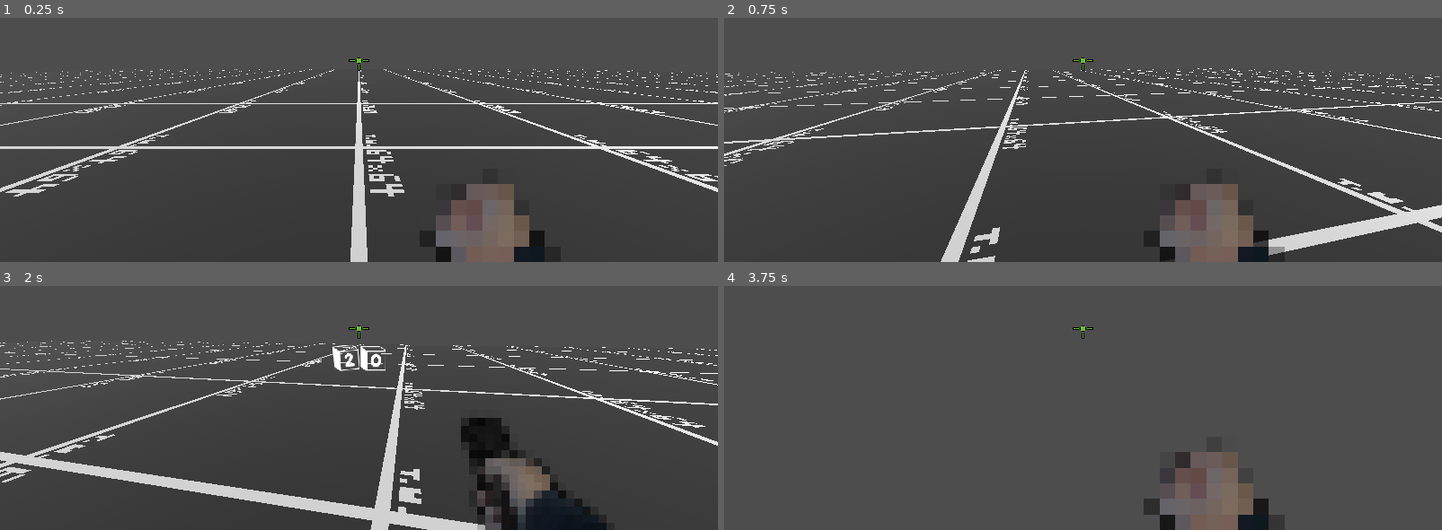
Above: before the commit, frames 1-4 (two rows, left to right).
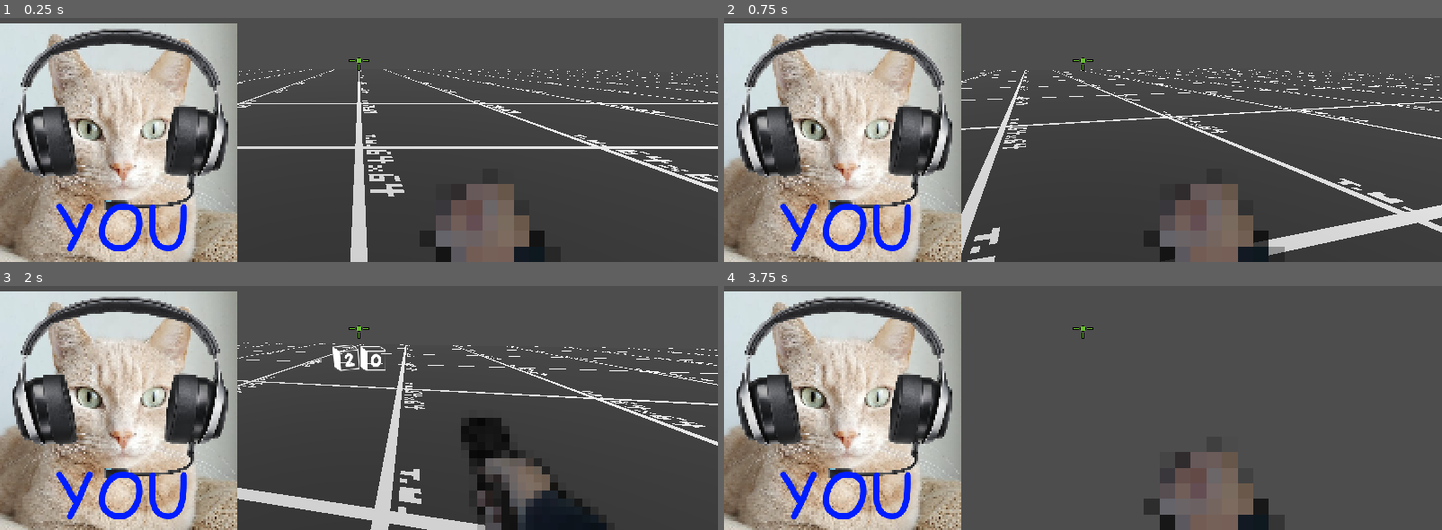
Above: after the commit, the same moments.

Repository: teeraritw/Jonahs_Chill_World
Game: Godot game, scene res://Game.tscn
Same seed, same stepped clock (60 frames per second), same inputs: the game is played once before the commit and once after it.
Inputs (mouse positions are in pixels of both pictures, inside the frame that each line leads up to):
- Up to frame 1 (0.25 s): no input
- Up to frame 2 (0.75 s): tap Enter at 0.5 s; move the mouse to (1118, 59) at 0.52 s; hold W (forward) from 0.53 s (still down); tap 1 (fist) at 0.6 s
- Up to frame 3 (2 s): keep holding W (forward); move the mouse to (323, 329) at 1.27 s; tap 2 (pistol) at 1.35 s
- Up to frame 4 (3.75 s): keep holding W (forward); move the mouse to (1097, 322) at 2.02 s; click (1097, 322) at 2.1 s; move the mouse to (1075, 334) at 2.77 s; tap 3 (shotgun) at 2.85 s; move the mouse to (1133, 332) at 3.52 s; tap 1 (fist) at 3.6 s

The runs differ from the first frame. In frame 1, 30% of the frame differs, in the area x 0-34%, y 2-100%; in frame 2, 30%; in frame 3, 30%; in frame 4, 30%.

Commit message:
added cat

Diff:
--- a/HealthPickup.tscn
+++ b/HealthPickup.tscn
@@ -12,6 +12,7 @@
 shape = SubResource("BoxShape3D_ffwq1")
 
 [node name="Sprite3D" type="Sprite3D" parent="."]
+top_level = true
 pixel_size = 0.03
 billboard = 2
 texture_filter = 0
--- a/Player.tscn
+++ b/Player.tscn
@@ -8,6 +8,8 @@
 [ext_resource type="AudioStream" uid="uid://ec12haohtfkl" path="res://Assets/SFX/pistol_shot.wav" id="4_vyb4d"]
 [ext_resource type="AudioStream" uid="uid://buje6dk5apb02" path="res://Assets/SFX/footsteps.wav" id="5_pp63u"]
 [ext_resource type="FontFile" uid="uid://cbtbixof3p2x2" path="res://Assets/Fonts/K26ToyBlocks123.ttf" id="6_2h5i1"]
+[ext_resource type="Texture2D" uid="uid://cyln6dg5xk636" path="res://Assets/UI/cat_meow.png" id="9_3sdq5"]
+[ext_resource type="FontFile" uid="uid://cr32a873w0ug5" path="res://Assets/Fonts/COMIC.TTF" id="10_c5qx0"]
 
 [sub_resource type="CapsuleShape3D" id="CapsuleShape3D_q5wip"]
 
@@ -221,4 +223,29 @@
 [node name="HPCooldown" type="Timer" parent="."]
 wait_time = 0.2
 
+[node name="Portrait" type="Control" parent="."]
+layout_mode = 3
+anchors_preset = 2
+anchor_top = 1.0
+anchor_bottom = 1.0
+offset_top = -40.0
+offset_right = 40.0
+grow_vertical = 0
+
+[node name="CatMeow" type="Sprite2D" parent="Portrait"]
+position = Vector2(190, -152)
+scale = Vector2(3, 3)
+texture = ExtResource("9_3sdq5")
+
+[node name="Label" type="Label" parent="Portrait"]
+layout_mode = 0
+offset_left = 89.0
+offset_top = -91.0
+offset_right = 307.0
+offset_bottom = 53.0
+theme_override_colors/font_color = Color(0, 0.113725, 1, 1)
+theme_override_fonts/font = ExtResource("10_c5qx0")
+theme_override_font_sizes/font_size = 100
+text = "YOU"
+
 [connection signal="timeout" from="HPCooldown" to="." method="_on_hp_cooldown_timeout"]
Binary file added: Assets/Fonts/COMIC.TTF
Not shown, added: Assets/Fonts/COMIC.TTF.import
Binary file added: Assets/UI/cat_meow.png
Not shown, added: Assets/UI/cat_meow.png.import
Not shown: 1 places in Player.tscn that only renumber resources
